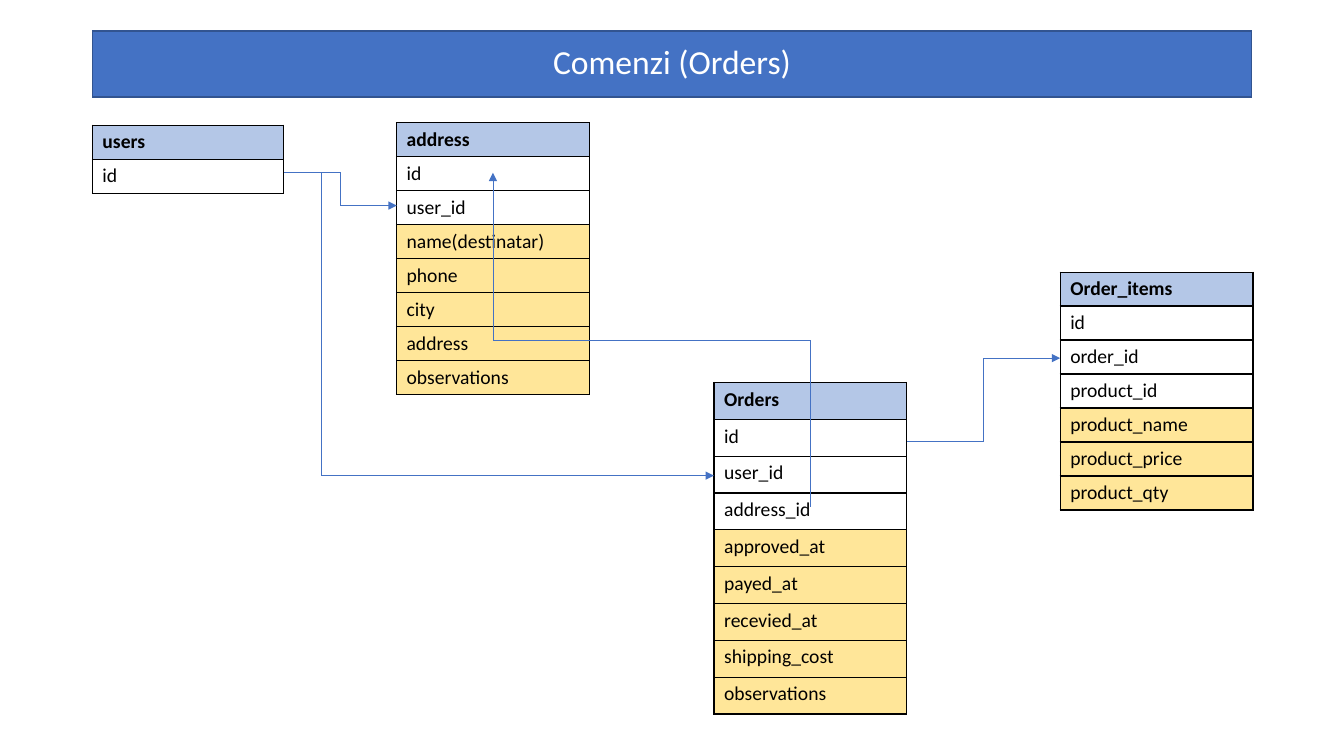
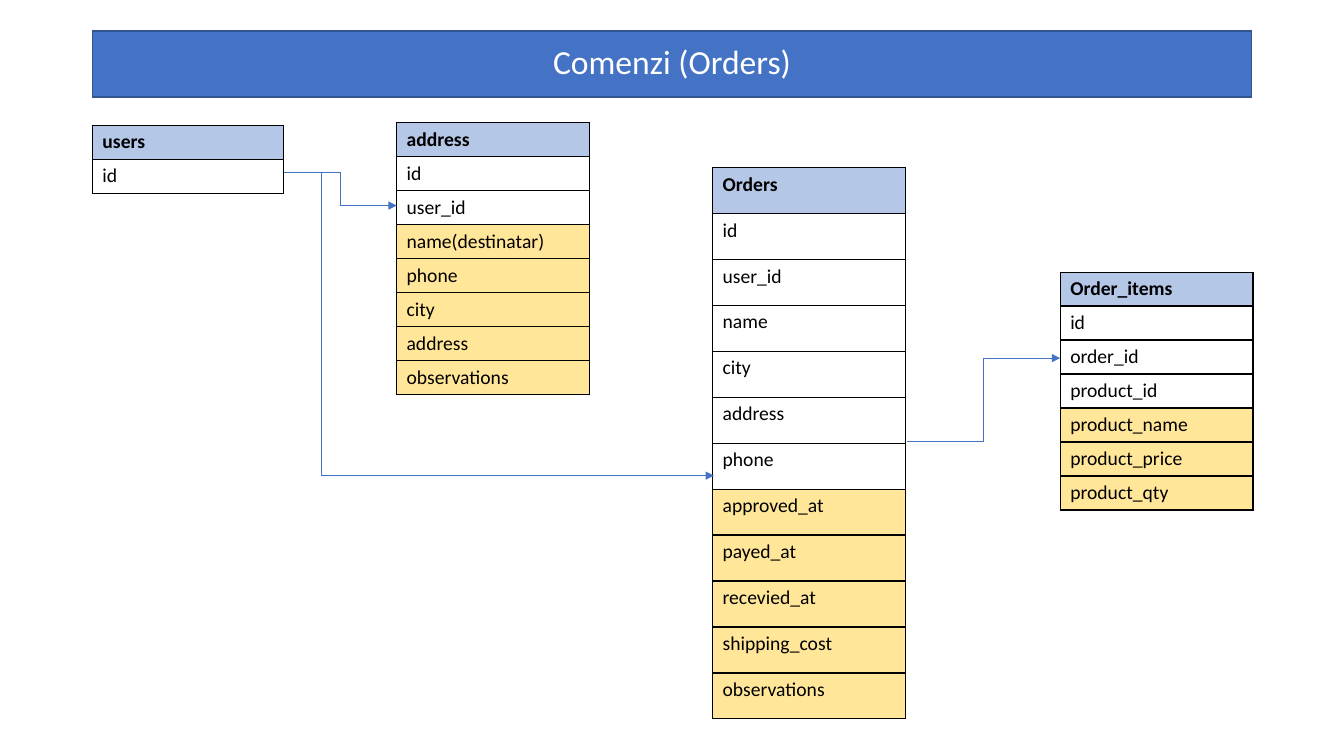
Before and after one commit to laravelRo/lrv8_emag_yt_tutorial, a slide deck: slide 22 of _presentation/prezentare_aplicatie.pptx. Drawn at 1344x756 pixels with LibreOffice and Linux fonts; fonts in the diff are those of the drawing. Boxes give left, top, right and bottom in pixels: in the first picture for what was removed or moved away, otherwise in the second. Text is boxed around its words. In the diff, an @@ line names an element or a change of style, - is before the commit and + after.

Commit message:
Comenzi - plasarea comenzilor
Plasarea comenzilor de cater utilizator si stergerea cosului cu produse dupa plasarea comenzii

```diff
--- a/_presentation/prezentare_aplicatie.pptx
+++ b/_presentation/prezentare_aplicatie.pptx
@@ elbow arrow removed from (811, 507) to (493, 172) @@
@@ table at [713,167,905,719] @@
-row 4: address_id
+row 4: name
+row 5: city
+row 6: address
+row 7: phone
@@ table: place and size @@
-table at [714,382,906,714]
+table at [713,167,905,719]
```
Also in this commit, not shown: 12 other files.
